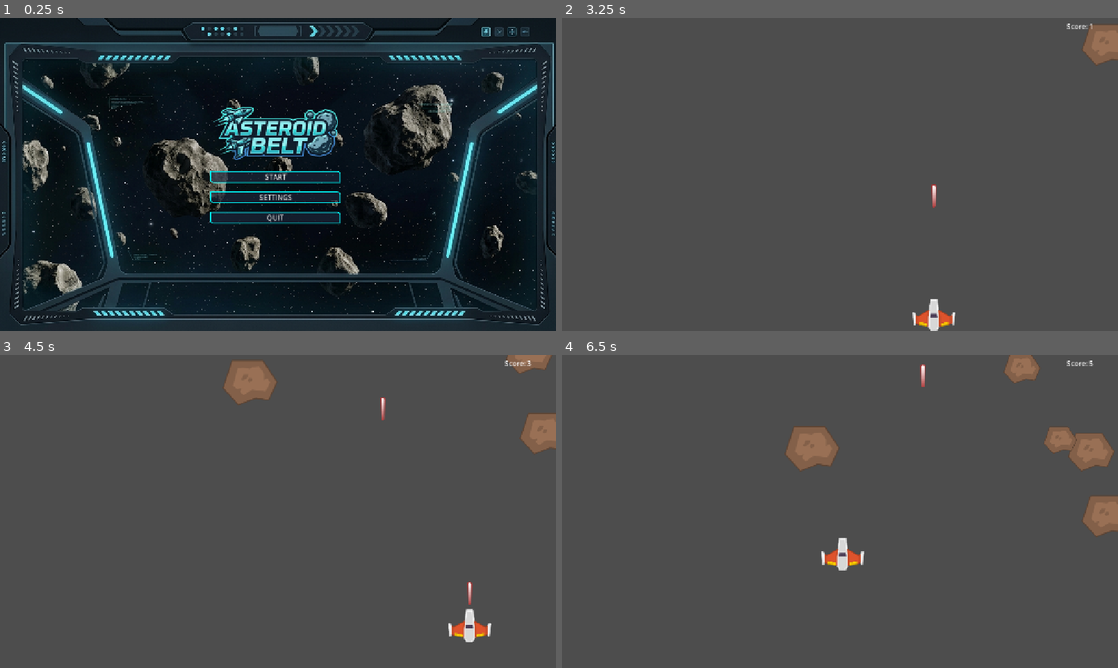
Above: before the commit, frames 1-4 (two rows, left to right).
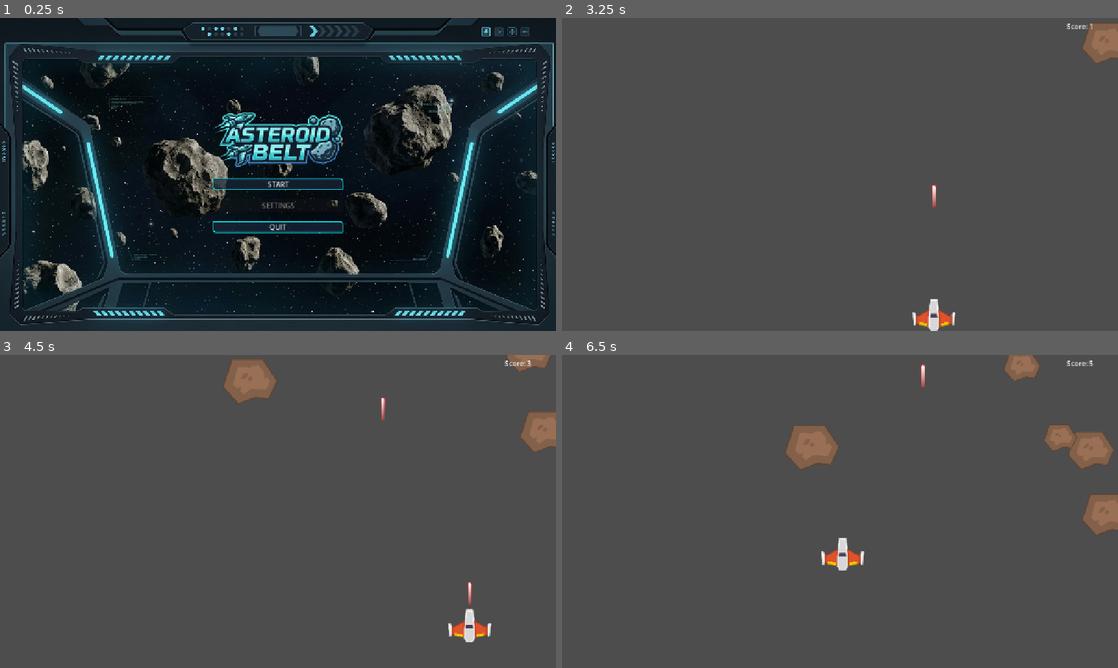
Above: after the commit, the same moments.

Repository: vaishalgandhi/asteroid-belt
Game: Godot game, scene res://scenes/Main.tscn
The game is run twice, just before and just after one commit, with the same random seed, the same clock (stepped at 60 frames per second) and the same inputs.
Inputs (mouse positions are in pixels of both pictures, inside the frame that each line leads up to):
- Up to frame 1 (0.25 s): no input
- Up to frame 2 (3.25 s): click (840, 196) at 0.5 s, where only the run before the commit has a clickable "SETTINGS"; click "START" at 1.25 s; tap Enter (restart) at 2 s; hold D (move_right) 2.03-2.78 s; tap Space (shoot) at 2.1, 2.85 s; hold S (move_down) from 2.78 s (still down)
- Up to frame 3 (4.5 s): release S (move_down) at 3.53 s; hold D (move_right) 3.53-4.28 s; tap Space (shoot) at 3.6, 4.35 s; hold W (move_up) from 4.28 s (still down)
- Up to frame 4 (6.5 s): release W (move_up) at 5.03 s; hold A (move_left) from 5.03 s (still down); tap Space (shoot) at 5.1, 5.85 s

The runs differ from the first frame. In frame 1, 6.1% of the frame differs, in the area x 37-62%, y 28-69%; in frame 2, less than 0.1%; in frame 3, 0.2%; in frame 4, 0.4%.

Commit message:
bugfix: Fix logo scaling, consitent button type in UIManager, fix anchor and offset issues in UIManager

Diff:
--- a/scenes/ui/UIManager.tscn
+++ b/scenes/ui/UIManager.tscn
@@ -40,12 +40,10 @@
 
 [node name="StartScreen" type="Control" parent="UI_Root" unique_id=1837635387]
 layout_mode = 1
-anchor_left = 0.16
-anchor_top = 0.1
+anchor_left = 0.2
+anchor_top = 0.2
 anchor_right = 0.8
 anchor_bottom = 0.75
-offset_right = 40.0
-offset_bottom = 40.0
 
 [node name="VBoxContainer" type="VBoxContainer" parent="UI_Root/StartScreen" unique_id=511273530]
 layout_mode = 1
@@ -57,45 +55,42 @@
 alignment = 1
 
 [node name="Logo" type="TextureRect" parent="UI_Root/StartScreen/VBoxContainer" unique_id=1774580848]
-layout_mode = 2
-size_flags_horizontal = 4
+custom_minimum_size = Vector2(0, 175)
+layout_mode = 2
 texture = ExtResource("3_so2fy")
+expand_mode = 3
 stretch_mode = 5
 
 [node name="MenuButtons" type="VBoxContainer" parent="UI_Root/StartScreen/VBoxContainer" unique_id=657920276]
 layout_mode = 2
 theme_override_constants/separation = 20
 
-[node name="StartButton" type="MenuButton" parent="UI_Root/StartScreen/VBoxContainer/MenuButtons" unique_id=1453518431]
+[node name="StartButton" type="Button" parent="UI_Root/StartScreen/VBoxContainer/MenuButtons" unique_id=1813372776]
 custom_minimum_size = Vector2(300, 0)
 layout_mode = 2
 size_flags_horizontal = 4
 text = "START"
-flat = false
-
-[node name="SettingsButton" type="MenuButton" parent="UI_Root/StartScreen/VBoxContainer/MenuButtons" unique_id=1013419801]
+
+[node name="SettingsButton" type="Button" parent="UI_Root/StartScreen/VBoxContainer/MenuButtons" unique_id=983443967]
 custom_minimum_size = Vector2(300, 0)
 layout_mode = 2
 size_flags_horizontal = 4
+disabled = true
 text = "SETTINGS"
-flat = false
-
-[node name="QuitButton" type="MenuButton" parent="UI_Root/StartScreen/VBoxContainer/MenuButtons" unique_id=338462648]
+
+[node name="QuitButton" type="Button" parent="UI_Root/StartScreen/VBoxContainer/MenuButtons" unique_id=1364044797]
 custom_minimum_size = Vector2(300, 0)
 layout_mode = 2
 size_flags_horizontal = 4
 text = "QUIT"
-flat = false
 
 [node name="PauseMenu" type="Control" parent="UI_Root" unique_id=435407547]
 visible = false
 layout_mode = 1
-anchor_left = 0.16
-anchor_top = 0.1
+anchor_left = 0.2
+anchor_top = 0.2
 anchor_right = 0.8
 anchor_bottom = 0.75
-offset_right = 40.0
-offset_bottom = 40.0
 
 [node name="ColorRect" type="ColorRect" parent="UI_Root/PauseMenu" unique_id=1920924986]
 layout_mode = 1
@@ -104,7 +99,7 @@
 anchor_bottom = 1.0
 grow_horizontal = 2
 grow_vertical = 2
-color = Color(0, 0, 0, 1)
+color = Color(0, 0, 0, 0.78431374)
 
 [node name="VBoxContainer" type="VBoxContainer" parent="UI_Root/PauseMenu" unique_id=1754636322]
 layout_mode = 1
@@ -156,23 +151,23 @@
 alignment = 1
 
 [node name="ResumeButton" type="Button" parent="UI_Root/PauseMenu/VBoxContainer/HBoxContainer2" unique_id=1304413344]
-layout_mode = 2
+custom_minimum_size = Vector2(100, 0)
+layout_mode = 2
+size_flags_horizontal = 4
 text = "RESUME"
 
-[node name="QuitButton" type="MenuButton" parent="UI_Root/PauseMenu/VBoxContainer/HBoxContainer2" unique_id=153491787]
+[node name="QuitButton" type="Button" parent="UI_Root/PauseMenu/VBoxContainer/HBoxContainer2" unique_id=393951625]
+custom_minimum_size = Vector2(100, 0)
 layout_mode = 2
 text = "QUIT"
-flat = false
 
 [node name="GameOverMenu" type="Control" parent="UI_Root" unique_id=200219323]
 visible = false
 layout_mode = 1
-anchor_left = 0.16
-anchor_top = 0.1
+anchor_left = 0.2
+anchor_top = 0.2
 anchor_right = 0.8
 anchor_bottom = 0.75
-offset_right = 40.0
-offset_bottom = 40.0
 script = ExtResource("5_kvdw8")
 
 [node name="ColorRect" type="ColorRect" parent="UI_Root/GameOverMenu" unique_id=936196301]
@@ -182,7 +177,7 @@
 anchor_bottom = 1.0
 grow_horizontal = 2
 grow_vertical = 2
-color = Color(0, 0, 0, 1)
+color = Color(0, 0, 0, 0.78431374)
 
 [node name="VBoxContainer" type="VBoxContainer" parent="UI_Root/GameOverMenu" unique_id=1068024380]
 layout_mode = 1
@@ -262,10 +257,12 @@
 alignment = 1
 
 [node name="RestartButton" type="Button" parent="UI_Root/GameOverMenu/VBoxContainer/HBoxContainer3" unique_id=1475490603]
-layout_mode = 2
+custom_minimum_size = Vector2(100, 0)
+layout_mode = 2
+size_flags_horizontal = 4
 text = "RESTART"
 
-[node name="QuitButton" type="MenuButton" parent="UI_Root/GameOverMenu/VBoxContainer/HBoxContainer3" unique_id=2049458306]
+[node name="QuitButton" type="Button" parent="UI_Root/GameOverMenu/VBoxContainer/HBoxContainer3" unique_id=1795051849]
+custom_minimum_size = Vector2(100, 0)
 layout_mode = 2
 text = "QUIT"
-flat = false
